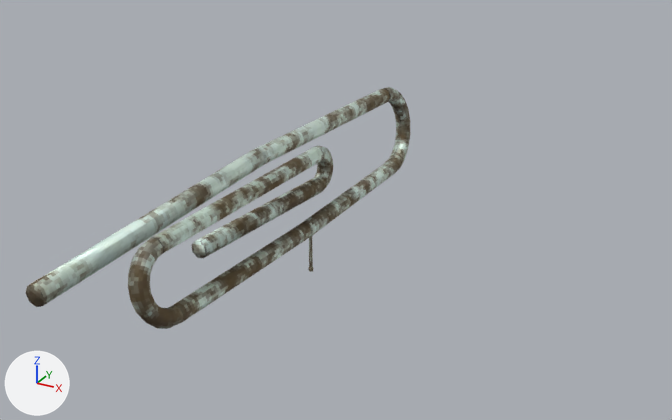
Renders of the FBX model Assets/models/FPS/rifle/Rifle_t-pose.fbx from each side of a commit.
One viewpoint serves both versions: a camera (50 mm lens) standing at (0.515, -0.874, 0.376) and looking at (0.063, -0.051, -0.035). Arrows for +X, +Y and +Z are at lower left; the lights stay in place.

The first picture shows 'ammo packet', 'rifle02'.
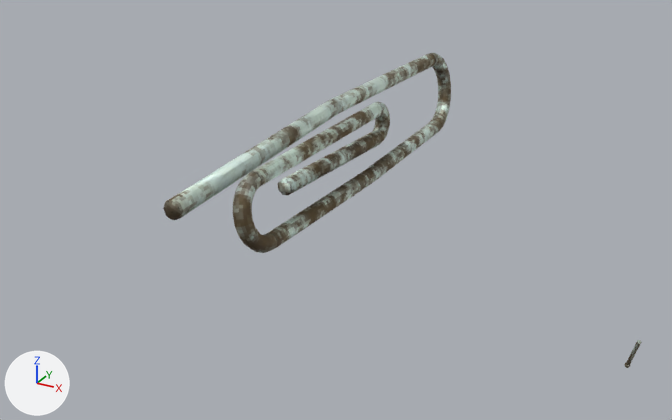
Location of each change, [x1, y1, x2, y2] in pixels of the pictures (672 x 420 px):
'rifle02', moved, turned: before [26, 87, 410, 329]; after [163, 53, 451, 253]
'ammo packet', moved, turned: before [308, 235, 313, 272]; after [625, 340, 641, 368]

The edits, one by one:
Object 'ammo packet' (ob_ammo_packet) moves from (0.0, 0.0, -0.1285) to (0.38, 0.0407, -0.1767).
Object 'ammo packet' (ob_ammo_packet) turns from (0, 0, 0) to (21, 15, 0) degrees about x, y and z.
Object 'rifle02' (ob_rifle02) moves from (0.0, 0.0, 0.0) to (0.0, 0.1601, 0.0115).
Object 'rifle02' (ob_rifle02) turns from (0, 0, 0) to (-0.3, 0, 1.4) degrees about x, y and z.
